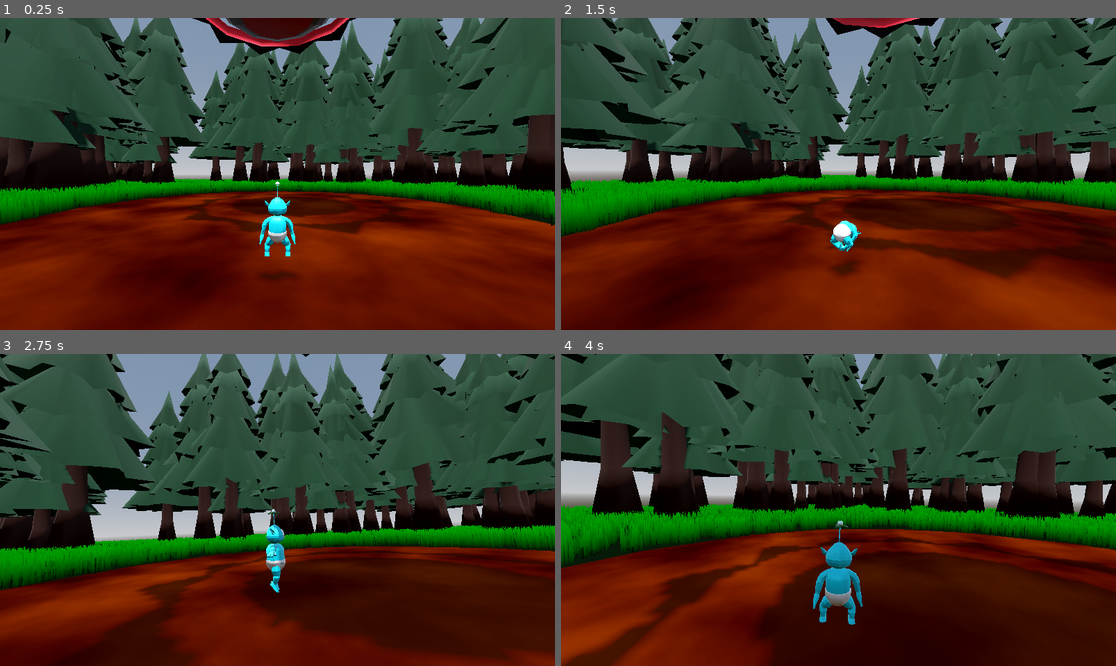
Above: before the commit, frames 1-4 (two rows, left to right).
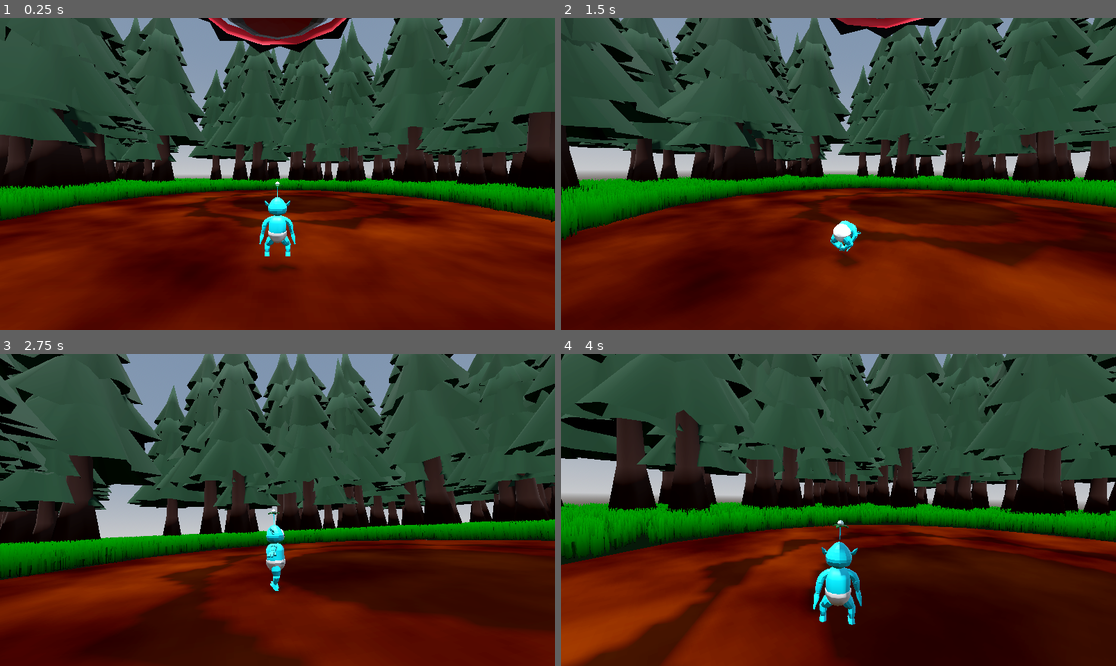
Above: after the commit, the same moments.

Repository: Mushroom-Queen/AlienBaby
Game: Godot game, scene res://level.tscn
Same seed, same stepped clock (60 frames per second), same inputs: the game is played once before the commit and once after it.
Inputs (mouse positions are in pixels of both pictures, inside the frame that each line leads up to):
- Up to frame 1 (0.25 s): no input
- Up to frame 2 (1.5 s): tap Enter (ui_accept) at 0.5, 0.77 s; move the mouse to (866, 174) at 0.52 s; hold W (forward) from 0.53 s (still down); click (866, 174) at 0.6 s; move the mouse to (810, 174) at 1.27 s; tap Space (roll) at 1.35 s
- Up to frame 3 (2.75 s): keep holding W (forward); tap Enter (ui_accept) at 1.52 s; move the mouse to (288, 503) at 2.02 s; hold Middle mouse button (spin) from 2.03 s (still down)
- Up to frame 4 (4 s): keep holding W (forward); move the mouse to (832, 516) at 2.77 s; release Middle mouse button (spin) at 2.78 s; tap Mouse wheel down (zoom_in) at 2.85 s; tap Enter (ui_accept) at 3.02, 3.77 s; move the mouse to (877, 513) at 3.52 s; hold Mouse wheel up (zoom_out) from 3.53 s (still down)

The runs differ from the first frame. In frame 1, 8.1% of the frame differs, in the area x 0-100%, y 0-84%; in frame 2, 13%; in frame 3, 34%, in the area x 0-100%, y 0-100%; in frame 4, 28%.

Commit message:
Fix collision boxes

Diff:
--- a/player.gd
+++ b/player.gd
@@ -13,9 +13,13 @@
 @onready var leaf4 = $player/Armature/Skeleton3D/leafs/leaf_piv/leaf4
 @onready var leaf_piv = $player/Armature/Skeleton3D/leafs/leaf_piv
 @onready var laser = $player/Armature/Skeleton3D/leafs/laser
+@onready var collision_left = $CollisionShapeLeft
+@onready var collision_right = $CollisionShapeRight
+@onready var arm_bone_left = $player/Armature/Skeleton3D/left_arm
+@onready var arm_bone_right = $player/Armature/Skeleton3D/right_arm
 
 const MOVEMENT_FORCE = 140.0
-const FRICTION_FORCE = 20.0
+const FRICTION_FORCE = 10.0
 const MAX_VELOCITY = 1
 const ROLL_FORCE = 192.0
 const ROLL_FRICTION = 200.0
@@ -52,7 +56,6 @@
 func _ready():
 	lock_rotation = true
 	freeze = false
-	gravity_scale = 0.0
 	contact_monitor = true
 	linear_damp = 1.0
 	animation_tree.active = true
@@ -210,4 +213,8 @@
 	animation_tree.set("parameters/walk/blend_position", current_velocity.length() / MAX_VELOCITY)
 
 func _process(delta):
+	collision_left.global_position = arm_bone_left.global_position
+	collision_left.global_rotation = arm_bone_left.global_rotation
+	collision_right.global_position = arm_bone_right.global_position
+	collision_right.global_rotation = arm_bone_right.global_rotation
 	update_camera(delta)
--- a/player.tscn
+++ b/player.tscn
@@ -84,48 +84,54 @@
 transform = Transform3D(1, 0, 0, 0, 1, 0, 0, 0, 1, 0, -0.845442, 0)
 shape = SubResource("CapsuleShape3D_xn0j4")
 
+[node name="CollisionShapeLeft" type="CollisionShape3D" parent="."]
+shape = SubResource("CapsuleShape3D_b42st")
+
+[node name="CollisionShapeRight" type="CollisionShape3D" parent="."]
+shape = SubResource("CapsuleShape3D_b42st")
+
 [node name="player" parent="." instance=ExtResource("2_do2bg")]
 transform = Transform3D(0.5, 0, 0, 0, 0.5, 0, 0, 0, 0.5, 0, -1, 0)
 
 [node name="Skeleton3D" parent="player/Armature" index="0"]
 transform = Transform3D(-1, 0, -8.74228e-08, 0, 1, 0, 8.74228e-08, 0, -1, 0, 0, 0)
-bones/0/position = Vector3(0, 0.161977, 0)
-bones/0/rotation = Quaternion(0, -0.0521903, 0, 0.998637)
-bones/1/rotation = Quaternion(-0.000340459, 1.91708e-05, -0.0360755, 0.999349)
+bones/0/position = Vector3(0, 0.158235, 0)
+bones/0/rotation = Quaternion(0, 0.0281504, 0, 0.999604)
+bones/1/rotation = Quaternion(-0.000341012, -2.44105e-07, 0.0208746, 0.999782)
 bones/2/rotation = Quaternion(0.000340939, -6.91616e-06, -0.000231822, 1)
 bones/3/rotation = Quaternion(3.64557e-23, -1.59801e-22, 5.49072e-12, 1)
 bones/5/position = Vector3(0.0642403, 0.216765, 1.53161e-08)
-bones/5/rotation = Quaternion(0.638947, 0.196706, -0.679196, 0.302898)
+bones/5/rotation = Quaternion(0.671343, 0.278729, -0.649854, 0.222033)
 bones/6/rotation = Quaternion(0.287239, -1.65125e-07, -1.36703e-07, 0.957859)
-bones/6/scale = Vector3(1, 1, 1)
 bones/7/position = Vector3(0.0559364, 0.0181487, -0.000727577)
-bones/7/rotation = Quaternion(0.0959298, 0.115371, 0.956699, -0.249428)
-bones/7/scale = Vector3(0.999999, 1, 1)
-bones/8/rotation = Quaternion(-0.244635, 0.0742663, -0.17697, 0.950431)
+bones/7/rotation = Quaternion(0.000598133, 0.293862, 0.912378, -0.284975)
+bones/7/scale = Vector3(1, 1, 1)
+bones/8/rotation = Quaternion(-0.377199, 0.068945, -0.272868, 0.882332)
 bones/8/scale = Vector3(1, 1, 1)
-bones/9/rotation = Quaternion(0.677082, -0.0283932, -0.0559146, 0.733231)
+bones/9/rotation = Quaternion(0.664594, -0.0183764, -0.0143213, 0.746841)
 bones/9/scale = Vector3(1, 1, 1)
 bones/10/position = Vector3(-0.0642403, 0.216765, -1.53161e-08)
-bones/10/rotation = Quaternion(0.677361, -0.29702, 0.641701, 0.202933)
+bones/10/rotation = Quaternion(0.647385, -0.216139, 0.673264, 0.284416)
 bones/11/rotation = Quaternion(0.287239, 1.63435e-07, 1.31067e-07, 0.957859)
 bones/11/scale = Vector3(1, 1, 1)
 bones/12/position = Vector3(-0.0562189, 0.0170301, 0.00171231)
-bones/12/rotation = Quaternion(0.0241339, 0.351489, 0.897577, 0.265006)
+bones/12/rotation = Quaternion(-0.0666869, 0.155166, 0.947088, 0.272948)
 bones/12/scale = Vector3(1, 1, 1)
-bones/13/rotation = Quaternion(-0.365321, -0.0757079, 0.265105, 0.889117)
-bones/14/rotation = Quaternion(0.616922, 0.0467149, 0.00775006, 0.785599)
+bones/13/rotation = Quaternion(-0.308992, -0.0784161, 0.224228, 0.920922)
+bones/13/scale = Vector3(1, 1, 1)
+bones/14/rotation = Quaternion(0.70137, 0.0141925, 0.0360332, 0.711745)
 bones/14/scale = Vector3(1, 1, 1)
 bones/15/position = Vector3(0.102575, 0.112612, 0.259392)
 bones/15/scale = Vector3(1, 1, 1)
-bones/16/position = Vector3(0.104547, 0.0328384, 0.00419032)
+bones/16/position = Vector3(0.104547, 0.0430414, 0.0212389)
 bones/16/rotation = Quaternion(-0.00875622, 0.70983, -0.704263, 0.00882544)
 bones/17/position = Vector3(-0.102575, 0.112612, 0.259392)
 bones/17/scale = Vector3(1, 1, 1)
-bones/18/position = Vector3(-0.104547, 0.0486411, 0.0380388)
+bones/18/position = Vector3(-0.104547, 0.0327981, 0.00415852)
 bones/18/rotation = Quaternion(0.00875622, 0.70983, -0.704263, -0.00882544)
 
 [node name="leafs" type="BoneAttachment3D" parent="player/Armature/Skeleton3D" index="20"]
-transform = Transform3D(0.991932, 0.072171, -0.104225, -0.0725664, 0.997363, -1.00294e-06, 0.10395, 0.00756421, 0.994554, 0.0200903, 0.689518, 0.00199252)
+transform = Transform3D(0.997563, -0.0412113, 0.0562921, 0.0412768, 0.999148, 5.70612e-07, -0.0562441, 0.00232299, 0.998414, -0.0115913, 0.686266, 0.000540678)
 bone_name = "leafs"
 bone_idx = 4
 
@@ -146,20 +152,14 @@
 transform = Transform3D(1.49012e-08, -3.52156e-09, -1, 0, 1, -2.32831e-10, 1, 0, 1.11759e-08, 0, 0, 0)
 
 [node name="left_arm" type="BoneAttachment3D" parent="player/Armature/Skeleton3D" index="21"]
-transform = Transform3D(0.102893, 0.124131, -0.986917, -0.160085, -0.977183, -0.139597, -0.981726, 0.172354, -0.0806742, 0.124132, 0.309893, 0.024237)
+transform = Transform3D(-0.0560721, 0.136424, -0.989062, 0.0856669, -0.98631, -0.140901, -0.994745, -0.0926305, 0.0436174, 0.125446, 0.305509, -0.0130557)
 bone_name = "lowerarm.l"
 bone_idx = 6
 
-[node name="CollisionShape3D" type="CollisionShape3D" parent="player/Armature/Skeleton3D/left_arm"]
-shape = SubResource("CapsuleShape3D_b42st")
-
 [node name="right_arm" type="BoneAttachment3D" parent="player/Armature/Skeleton3D" index="22"]
-transform = Transform3D(-0.103184, -0.126005, 0.986649, -0.141935, -0.979927, -0.13999, 0.984483, -0.154484, 0.0832284, -0.124264, 0.3097, -0.022978)
+transform = Transform3D(0.0559776, -0.135452, 0.989201, 0.103124, -0.984672, -0.140667, 0.993092, 0.109885, -0.0411513, -0.125378, 0.305624, 0.0142714)
 bone_name = "lowerarm.r"
 bone_idx = 11
-
-[node name="CollisionShape3D" type="CollisionShape3D" parent="player/Armature/Skeleton3D/right_arm"]
-shape = SubResource("CapsuleShape3D_b42st")
 
 [node name="SpringArmPivot" type="Node3D" parent="."]
 transform = Transform3D(1, 0, 0, 0, 1, 0, 0, 0, 1, 0, -0.598539, 0)
Not shown: 1 places in enemy_boss_ship.tscn that only renumber resources
